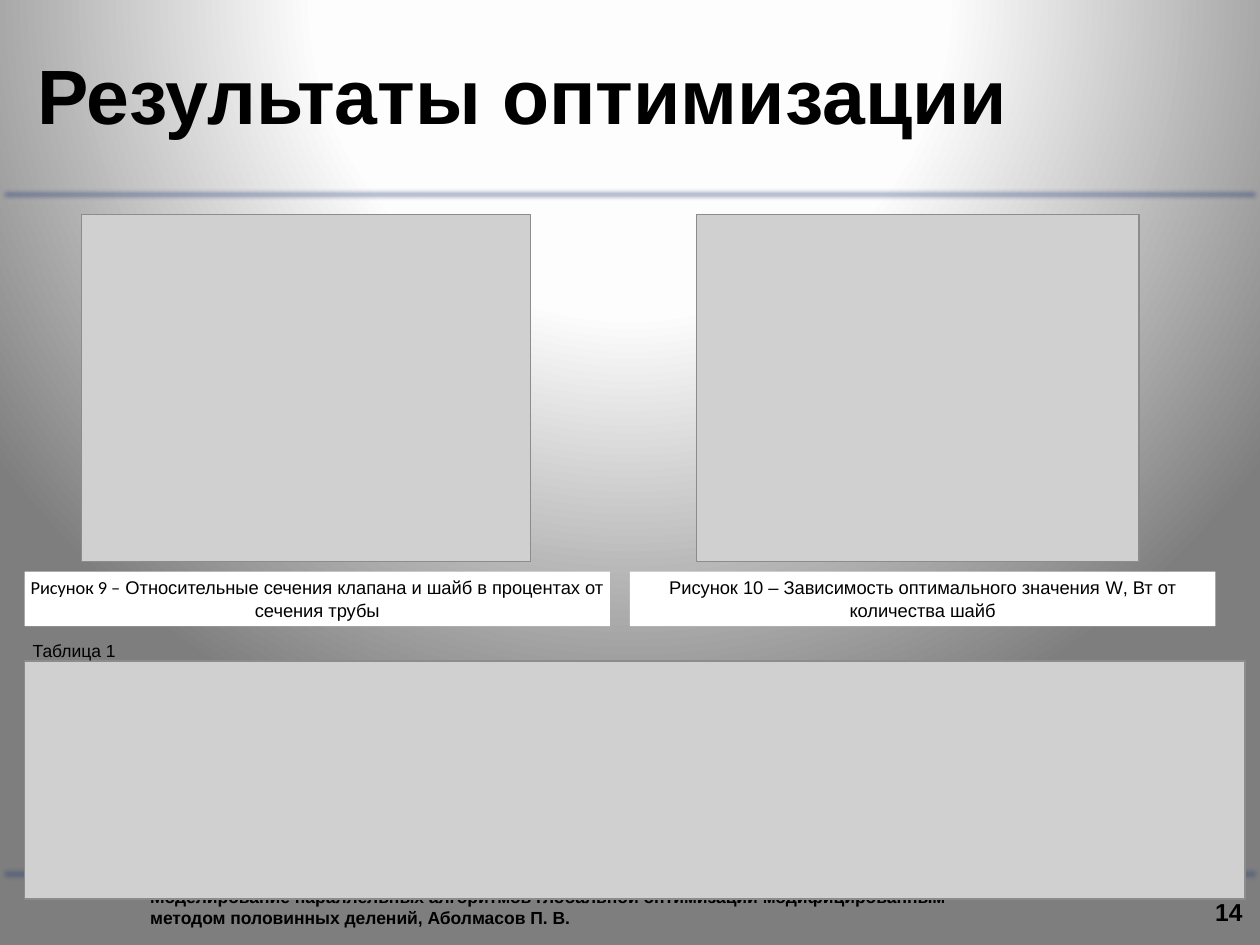
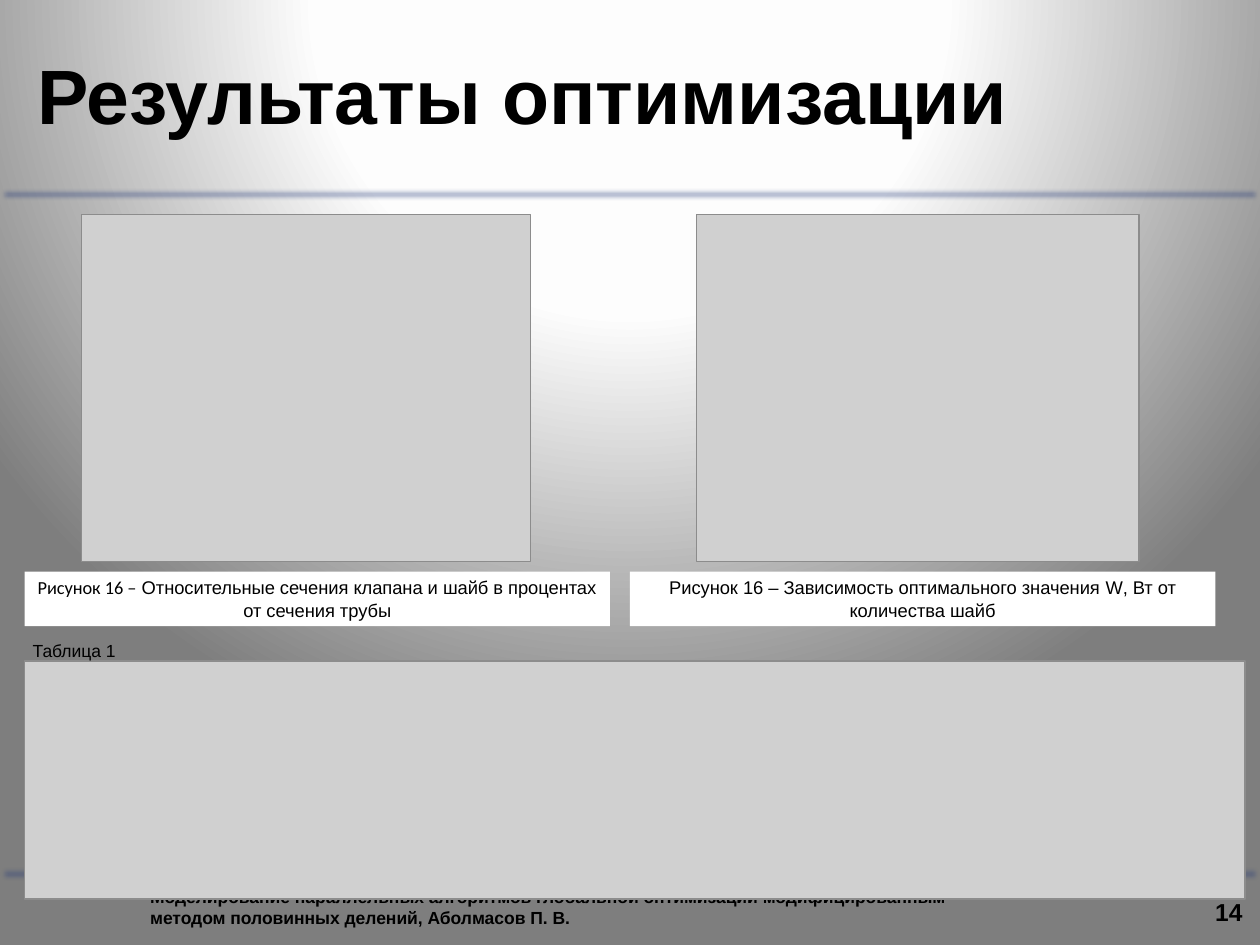
Before and after one commit to graf-abolmasov/PGraph, a slide deck: slide 14 of documentation/Презентация.pptx. Drawn at 1260x945 pixels with LibreOffice and Linux fonts; fonts in the diff are those of the drawing; grey boxes stand for pictures; background and template pictures are left out. Boxes give left, top, right and bottom in pixels: in the first picture for what was removed or moved away, otherwise in the second. Text is boxed around its words. In the diff, an @@ line names an element or a change of style, - is before the commit and + after.

```diff
--- a/documentation/Презентация.pptx
+++ b/documentation/Презентация.pptx
@@ text in rectangle at box(38, 580, 596, 620): text changed @@
-Рисунок 9 – Относительные сечения клапана и шайб в процентах от сечения трубы
+Рисунок 16 – Относительные сечения клапана и шайб в процентах от сечения трубы
@@ text in rectangle at box(669, 581, 1176, 617): text changed @@
-Рисунок 10 – Зависимость оптимального значения W, Вт от количества шайб
+Рисунок 16 – Зависимость оптимального значения W, Вт от количества шайб
```
Also in this commit, not shown: 10 other slides changed, 1 slide added, 1 other file.
